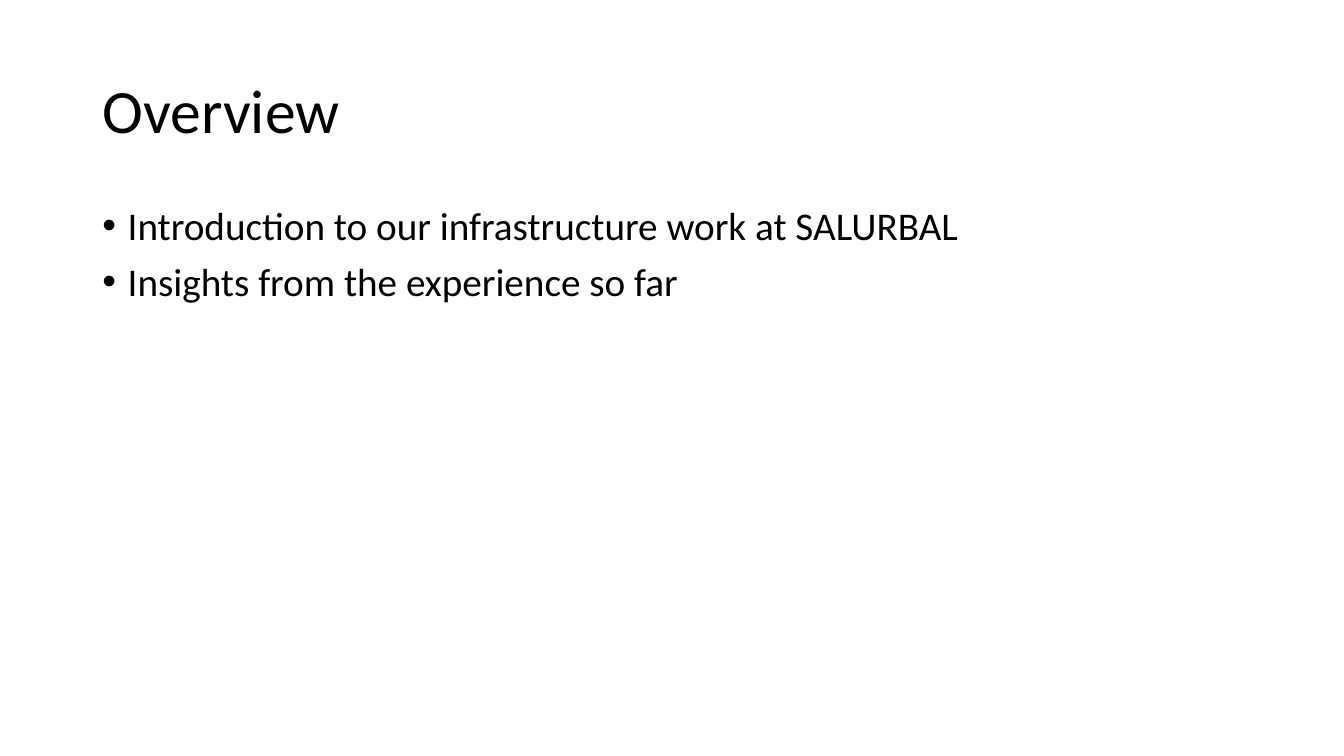
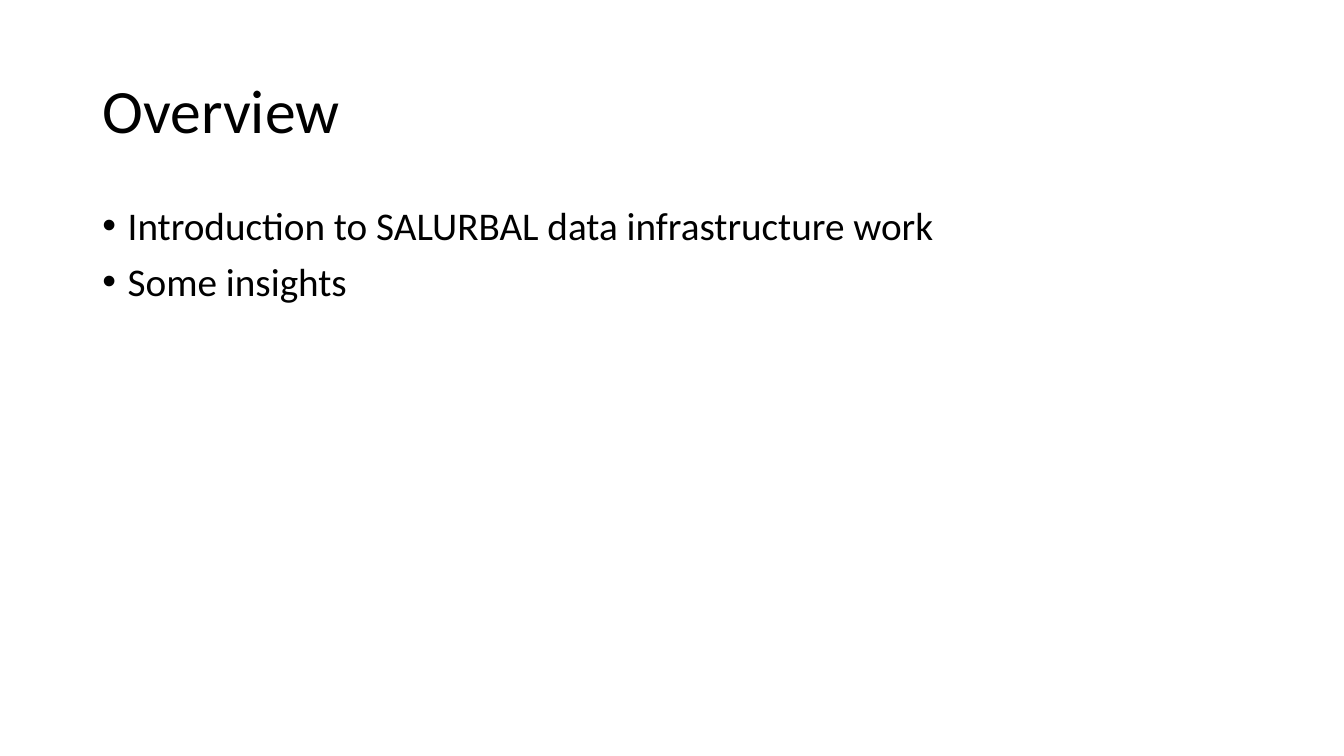
Before and after one commit to Drexel-UHC/analytics-corner, a slide deck: slide 2 of docs/blog/issues/3 - Help with grant informatics infrastructure language/ouputs/grant infrastructure slides for DMC 8-15-22.pptx. Drawn at 1344x756 pixels with LibreOffice and Linux fonts; fonts in the diff are those of the drawing. Boxes give left, top, right and bottom in pixels: in the first picture for what was removed or moved away, otherwise in the second. Text is boxed around its words. In the diff, an @@ line names an element or a change of style, - is before the commit and + after.

```diff
--- a/docs/blog/issues/3 - Help with grant informatics infrastructure language/ouputs/grant infrastructure slides for DMC 8-15-22.pptx
+++ b/docs/blog/issues/3 - Help with grant informatics infrastructure language/ouputs/grant infrastructure slides for DMC 8-15-22.pptx
@@ text at (128,212,933,303): text changed @@
-• Introduction to our infrastructure work at SALURBAL
-• Insights from the experience so far
+• Introduction to SALURBAL data infrastructure work
+• Some insights
```
Also in this commit, not shown: 10 other slides changed.
